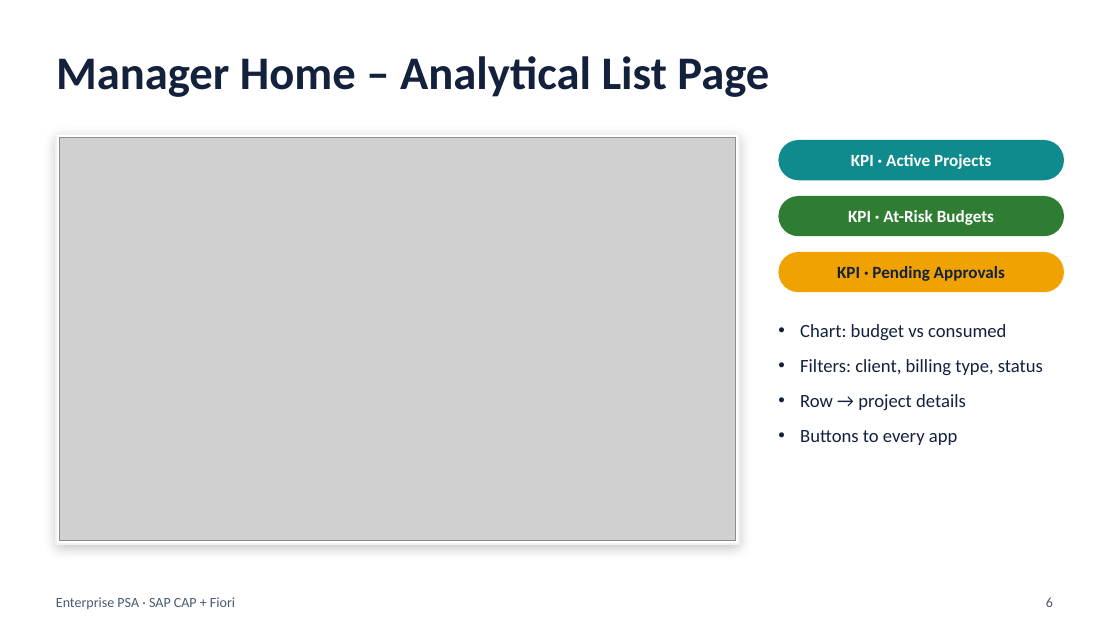
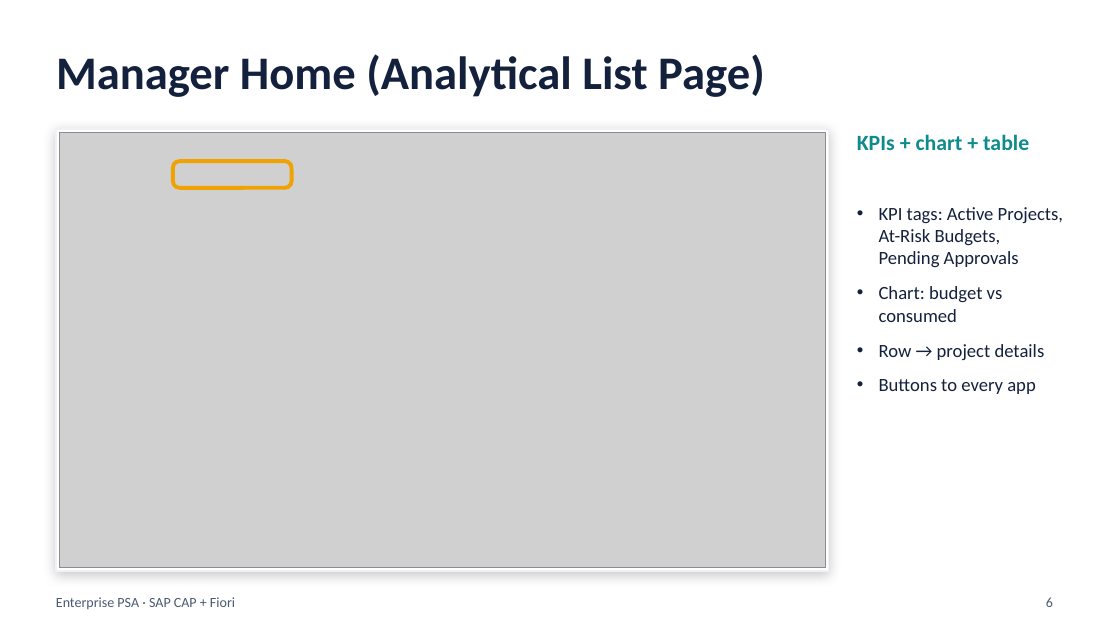
Before and after one commit to saurabh-1907/Saurabh-Pandey-SPRINT-EVALUATION, a slide deck: slide 6 of docs/PSA_Project_Overview.pptx. Drawn at 1120x630 pixels with LibreOffice and Linux fonts; fonts in the diff are those of the drawing; grey boxes stand for pictures. Boxes give left, top, right and bottom in pixels: in the first picture for what was removed or moved away, otherwise in the second. Text is boxed around its words. In the diff, an @@ line names an element or a change of style, - is before the commit and + after.

```diff
--- a/docs/PSA_Project_Overview.pptx
+++ b/docs/PSA_Project_Overview.pptx
@@ title at bbox=[56, 54, 765, 97]: text changed @@
-Manager Home – Analytical List Page
+Manager Home (Analytical List Page)
@@ rectangle: place and size @@
-rectangle at bbox=[56, 134, 739, 544]
+rectangle at bbox=[56, 129, 829, 571]
@@ picture: place and size @@
-picture at bbox=[59, 138, 736, 541]
+picture at bbox=[59, 132, 825, 568]
@@ text at bbox=[857, 134, 1029, 150]: text changed; size 11 to 14 pt; text colour #FFFFFF to #0F8B8D @@
-KPI · Active Projects
+KPIs + chart + table
@@ text "KPIs + chart + table" at bbox=[857, 134, 1029, 150]: vertical alignment middle to top @@
@@ rounded rectangle: place and size @@
-rounded rectangle at bbox=[778, 140, 1064, 180]
+rounded rectangle at bbox=[172, 161, 291, 188]
@@ rounded rectangle at bbox=[172, 161, 291, 188]: fill #0F8B8D to none; outline none to #F0A202 2.5 pt; proportions changed @@
@@ rounded rectangle removed at bbox=[778, 196, 1064, 236] @@
@@ text "KPI tags: Active Projects, At-Risk ...": place and size @@
-text "KPI tags: Active Projects, At-Risk ..." at bbox=[800, 324, 1043, 445]
+text "KPI tags: Active Projects, At-Risk ..." at bbox=[879, 207, 1063, 394]
@@ text at bbox=[879, 207, 1063, 267]: paragraph added @@
+• KPI tags: Active Projects, At-Risk Budgets, Pending Approvals
@@ text removed at bbox=[848, 210, 994, 225] @@
-KPI · At-Risk Budgets
@@ rounded rectangle removed at bbox=[778, 252, 1064, 292] @@
@@ text removed at bbox=[837, 266, 1005, 281] @@
-KPI · Pending Approvals
@@ text at bbox=[800, 359, 1043, 376]: paragraph removed @@
-• Filters: client, billing type, status
```
Also in this commit, not shown: 4 other slides changed, 3 slides added, 1 slide removed, 1 other file.
